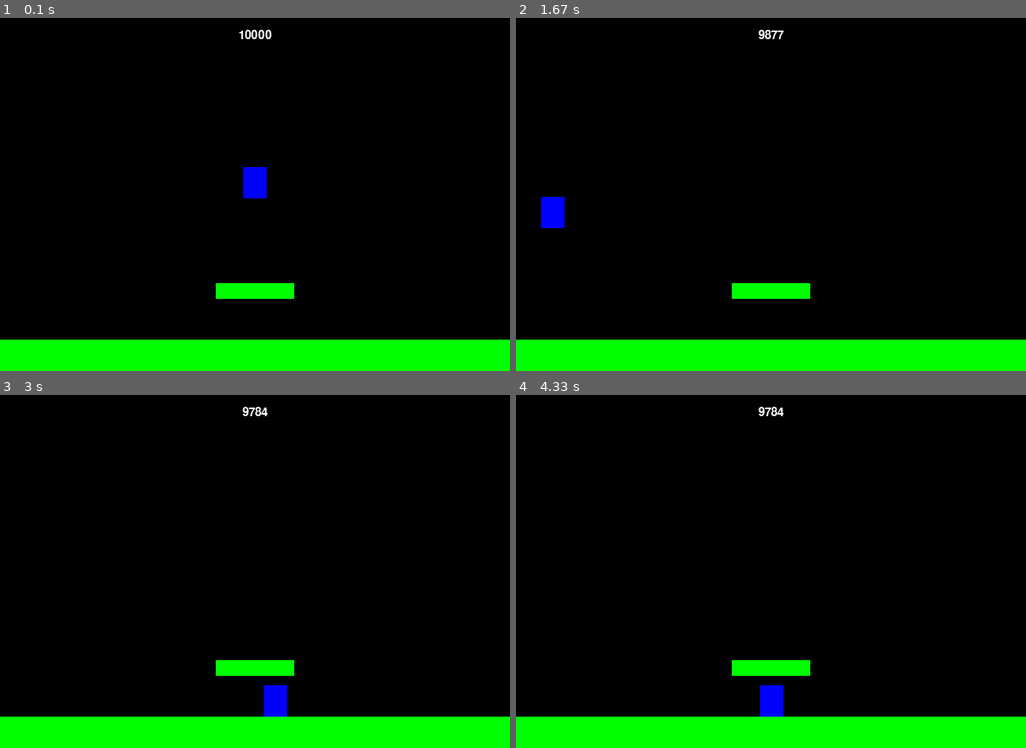
Above: before the commit, frames 1-4 (two rows, left to right).
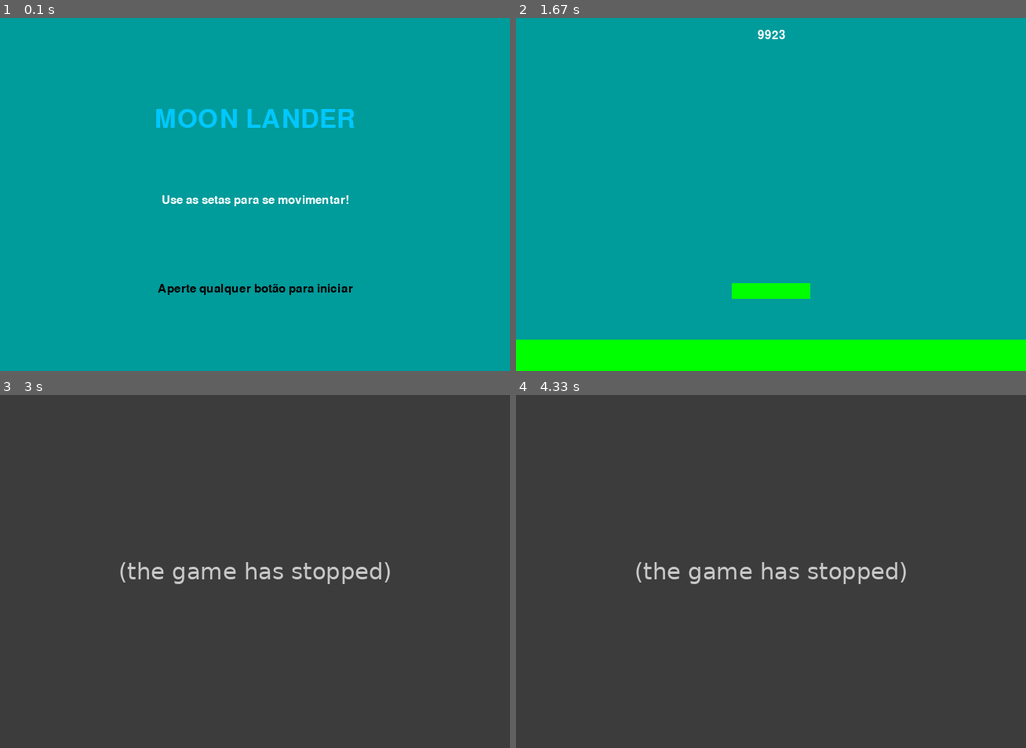
Above: after the commit, the same moments.

Repository: felipe-valente/PF_Pygame
Game: pygame game, started from main.py
Same seed, same stepped clock (60 frames per second), same inputs: the game is played once before the commit and once after it.
Inputs:
- Up to frame 1 (0.1 s): no input
- Up to frame 2 (1.67 s): hold Right 0.33-0.8 s; hold Up 0.83-1.13 s; hold Right 1.17-1.63 s
- Up to frame 3 (3 s): hold Left 1.67-2.2 s; hold Left 2.23-2.63 s
- Up to frame 4 (4.33 s): no input

The runs differ from the first frame. In frame 1, 100% of the frame differs, in the area x 0-100%, y 0-100%; in frame 2, 90%; in frame 3, 100%; in frame 4, 100%.
Error after the commit: AttributeError: 'Game' object has no attribute 'Player' (main.py line 49); the game stopped at 2.73 s (later frames are placeholders)

Commit message:
Tela de inicio implementada

Diff:
--- a/Sprites.py
+++ b/Sprites.py
@@ -9,7 +9,7 @@
         self.image.fill(azul)
         self.rect = self.image.get_rect()
         self.rect.center = (WIDTH/2, HEIGHT/2)
-        self.pos = vec(WIDTH/2, HEIGHT/2)
+        self.pos = vec(WIDTH/4, HEIGHT/4)
         self.vel = vec(0, 0)
         self.acc = vec(0, 0)
         self.fuel = 10000
@@ -33,7 +33,7 @@
 
         #movimentação
         self.vel += self.acc
-        self.pos += self.vel + 0.5*self.acc
+        self.pos += self.vel + 0.3*self.acc
         #parte que impede que a nave fuja da tela
         if self.pos.x > WIDTH:
             self.pos.x = 0
--- a/config.py
+++ b/config.py
@@ -2,6 +2,7 @@
 WIDTH = 650
 HEIGHT = 450
 FPS = 100
+TITLE = "MOON LANDER"
 FONT_NAME = "Coolvetica Rg"
 
 #propriedades do player
@@ -13,5 +14,8 @@
 preto = (0,0,0)
 branco = (255,255,255)
 azul = (0,0,255)
+azulaleatorio = (0,200,255)
 vermelho = (255,0,0)
 verde = (0,255,0)
+azulclaro = (0, 155, 155)
+pfcolor = azulclaro
--- a/main.py
+++ b/main.py
@@ -46,7 +46,8 @@
 		if hits:
 			self.player.pos.y = hits[0].rect.top
 			self.player.vel.y = 0
-
+			if self.Player.vel(1,4):
+				self.jogando = False
 
 	def events(self):
 		for event in pg.event.get():
@@ -58,7 +59,7 @@
 		pass
 
 	def draw(self):
-		self.screen.fill(preto)
+		self.screen.fill(pfcolor)
 		self.all_sprites.draw(self.screen)
 		self.draw_text(str(self.player.fuel), 22, branco, WIDTH/2 , 15)
 
@@ -67,7 +68,30 @@
 
 
 	def show_start_screen(self):
-		pass
+		self.screen.fill(pfcolor)
+		self.draw_text(TITLE, 48, azulaleatorio, WIDTH/2, HEIGHT/4)
+		self.draw_text("Use as setas para se movimentar!", 22, branco, WIDTH/2, HEIGHT/2)
+		self.draw_text("Aperte qualquer botão para iniciar", 22, preto, WIDTH/2, HEIGHT*3/4)
+		pg.display.flip()
+		self.espera_por_tecla()
+
+
+	def show_go_screen(self):
+		self.screen.fill(preto)
+		self.draw_text("GAME OVER", 48, vermelho, WIDTH/2, HEIGHT/4)
+		pg.display.flip()
+		self.espera_por_tecla()
+
+	def espera_por_tecla(self):
+		esperando = True
+		while esperando:
+			self.clock.tick(FPS)
+			for event in pg.event.get():
+				if event.type == pg.QUIT:
+					esperando = False
+					self.running = False
+				if event.type == pg.KEYUP:
+					esperando = False
 
 	def draw_text(self, text, size, color, x, y):
 		font = pg.font.Font(self.font_name, size)
@@ -77,11 +101,10 @@
 		self.screen.blit(text_surface, text_rect)
 
 
-
 g = Game()
 g.show_start_screen()
 while g.rodando:
 	g.new()
-	g.show_go_screen
+	g.show_go_screen()
 
 pg.quit()
